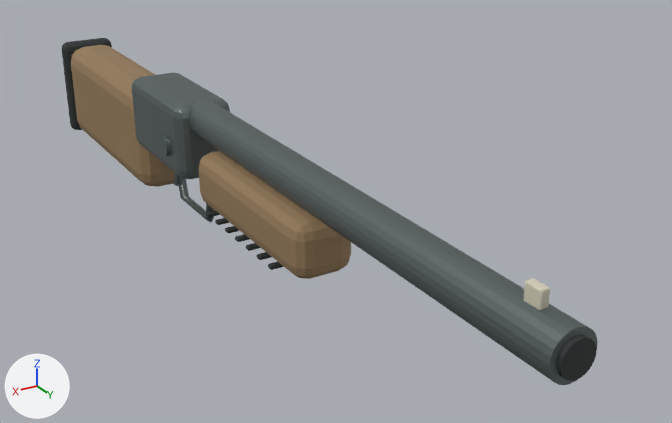
An edit to the glTF model assets/models/shotgun.glb, drawn before and after from the same camera.
Before and after are seen from a camera (50 mm lens) standing at (0.414, 1.06, 0.38) and looking at (-0.096, 0.208, -0.046). Arrows for +X, +Y and +Z are at lower left; the lights stay in place. The first picture is the older version. Where no turn or scale is listed for an object, it has been applied to the vertices. Vertices at exactly the same position are counted once.

Names of what the first picture shows: 'shotgun'.
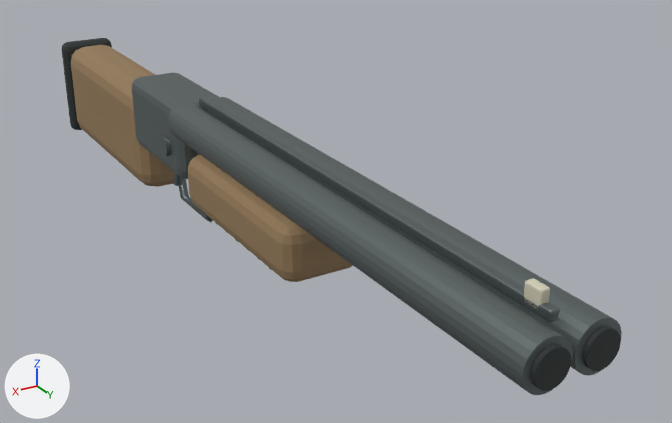
Changed parts and their boxes (x1, y1, x2, y2) in the pictures (672 x 423 px; the box of a moved part takes in the faces that stretch with it):
'shotgun', reshaped: before (62, 38, 597, 385); after (62, 38, 622, 395)
part 1 of me_cone_153, moved or reshaped: before (189, 100, 597, 385); after (208, 97, 622, 376)
part 2 of me_cone_153, added: after (168, 103, 573, 395)
part 3 of me_cone_153, moved or reshaped: before (557, 335, 596, 381); after (582, 326, 621, 371)
part 4 of me_cone_153, added: after (531, 345, 571, 391)
part 5 of me_cone_153, rebuilt (8% wider): before (199, 151, 351, 279); after (188, 155, 353, 282)
part 6 of me_cone_153, added: after (199, 97, 560, 323)
part 7 of me_cone_153, moved or reshaped (not visible afterwards): before (206, 210, 284, 270)

What the commit changed:
me_cone_153 is used by ob_shotgun; location (0.0, 0.0, 0.0).
me_cone_153 had 1312 vertices, 2552 faces and spanned x -0.042..0.042, y -0.412..0.685, z -0.115..0.08.
me_cone_153 now has 1504 vertices, 2924 faces and spans x -0.048..0.047, y -0.412..0.685, z -0.115..0.08.
me_cone_153 part 1: the loose piece of 48 vertices spanning x -0.022..0.022, y 0.06..0.68, z 0.021..0.065 is moved by (-0.023, 0.0, 0.0).
me_cone_153 part 2: a new loose piece, a 24-sided cylinder along y spanning x 0.001..0.045, y 0.06..0.68, z 0.021..0.065, in mat_steel (grey #6c7676).
me_cone_153 part 3: the loose piece of 48 vertices spanning x -0.016..0.016, y 0.681..0.685, z 0.027..0.059 is moved by (-0.023, 0.0, 0.0).
me_cone_153 part 4: a new loose piece, a 24-sided cylinder along y spanning x 0.007..0.039, y 0.681..0.685, z 0.027..0.059, in mat_black (dark grey #2a3030).
me_cone_153 part 5: the loose piece of 96 vertices spanning x -0.034..0.034, y 0.105..0.355, z -0.045..0.021 is rebuilt with 96 vertices and now spans x -0.048..0.047, y 0.105..0.355, z -0.045..0.021.
me_cone_153 part 6: a new loose piece of 96 vertices spanning x -0.005..0.004, y 0.06..0.66, z 0.059..0.069, in mat_steel (grey #6c7676).
me_cone_153 part 7: 120 vertices moved within x -0.036..0.035, y 0.136..0.3, z -0.048..-0.044; 90 vertices removed from x -0.036..0.035, y 0.136..0.3, z -0.049..-0.044; 90 vertices added at x -0.036..0.035, y 0.136..0.3, z -0.048..-0.043.
